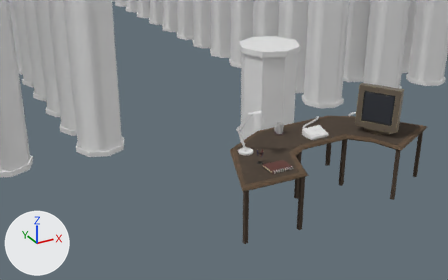
Before and after pictures for a commit that changed the FBX model Assets/3D models/PrVrij1_Desk.fbx.
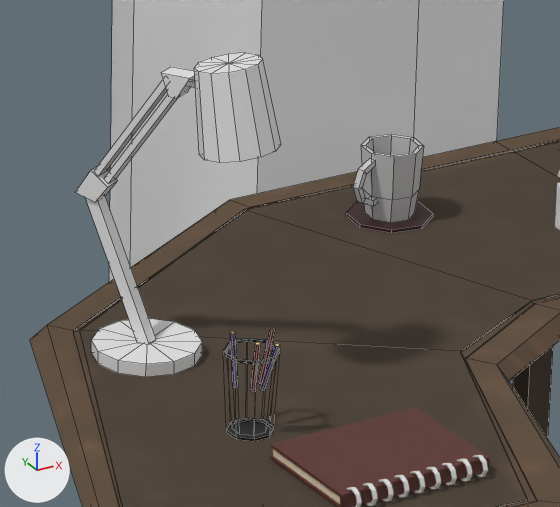
Old and new are each drawn from a 50 mm lens placed at (-19.84, -25.92, 13.8), pointed at (-5.73, -0.28, 0.98) and again close up on the part from 50% to 68% of the width and 37% to 62% of the height. The axes (+X, +Y, +Z) are drawn at lower left. The lights are the same throughout. The close-ups show mesh edges as thin lines. Where no turn or scale is listed for an object, it has been applied to the vertices. Vertices at the same position are counted once.
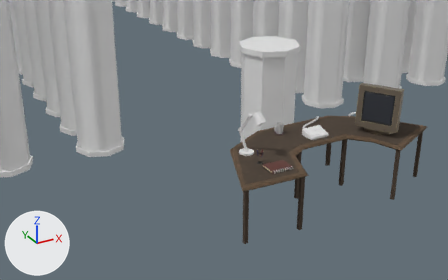
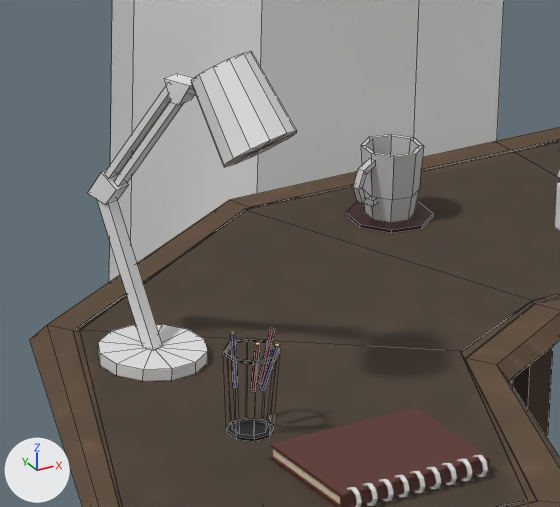
Boxes (x1, y1, x2, y2) around the edits, measured in the close-ups (560 x 507 px; the box of a moved part takes in the faces that stretch with it):
'DeskLamp', reshaped
    before: (75, 53, 281, 377)
    after: (88, 51, 297, 381)
part 1 of me_cylinder_003, moved or reshaped
    before: (91, 318, 202, 377)
    after: (98, 324, 208, 381)
part 2 of me_cylinder_003, moved or reshaped
    before: (86, 196, 156, 344)
    after: (97, 199, 163, 350)
part 3 of me_cylinder_003, moved or reshaped
    before: (75, 167, 117, 202)
    after: (88, 171, 129, 205)
part 4 of me_cylinder_003, moved or reshaped
    before: (94, 80, 166, 176)
    after: (104, 87, 170, 179)
part 5 of me_cylinder_003, moved or reshaped
    before: (104, 95, 177, 184)
    after: (114, 102, 184, 187)
part 6 of me_cylinder_003, moved or reshaped
    before: (161, 67, 195, 98)
    after: (164, 73, 194, 105)
part 7 of me_cylinder_003, moved or reshaped
    before: (187, 80, 195, 88)
    after: (189, 88, 197, 96)
part 8 of me_cylinder_003, moved or reshaped
    before: (194, 53, 281, 163)
    after: (191, 51, 297, 167)

The edits, one by one:
me_cylinder_003 has 100 vertices, 108 faces and spans x -0.4..0.64, y -0.93..0.54, z 0.0..2.42.
me_cylinder_003 is used by ob_desklamp; location (-4.538, -0.475, 0.1).
me_cylinder_003 part 1: the loose piece of 26 vertices spanning x -0.4..0.4, y -0.4..0.4, z 0.0..0.1 is turned -9.3 degrees about the z axis through its middle, then moved by (0.0, -0.08, -0.01).
me_cylinder_003 part 2: the loose piece of 8 vertices spanning x -0.29..0.07, y -0.07..0.48, z 0.09..1.2 is turned -9.3 degrees about the z axis through its middle, then moved by (0.04, -0.07, -0.01).
me_cylinder_003 part 3: the loose piece of 8 vertices spanning x -0.34..-0.08, y 0.23..0.54, z 1.12..1.36 is turned -9.3 degrees about the z axis through its middle, then moved by (0.07, -0.05, -0.01).
me_cylinder_003 part 4: the loose piece of 8 vertices spanning x -0.25..0.13, y -0.2..0.4, z 1.32..2.2 is turned -9.3 degrees about the z axis through its middle, then moved by (0.02, -0.07, -0.01).
me_cylinder_003 part 5: the loose piece of 8 vertices spanning x -0.2..0.19, y -0.25..0.35, z 1.27..2.15 is turned -9.3 degrees about the z axis through its middle, then moved by (0.01, -0.08, -0.01).
me_cylinder_003 part 6: the loose piece of 8 vertices spanning x 0.0..0.23, y -0.35..-0.07, z 2.06..2.23 is turned -9.3 degrees about the z axis through its middle, then moved by (-0.03, -0.1, -0.01).
me_cylinder_003 part 7: the loose piece of 8 vertices spanning x 0.12..0.23, y -0.4..-0.24, z 2.14..2.18 is scaled about its middle by (0.757, 1.07, 1), then moved by (-0.05, -0.11, -0.01).
me_cylinder_003 part 8: the loose piece of 26 vertices spanning x 0.06..0.64, y -0.93..-0.31, z 1.7..2.42 is multiplied about its middle by the matrix ((0.975, 0.195, -0.105), (-0.127, 0.88, 0.457), (0.181, -0.433, 0.883)), then moved by (-0.07, -0.19, 0.09).
